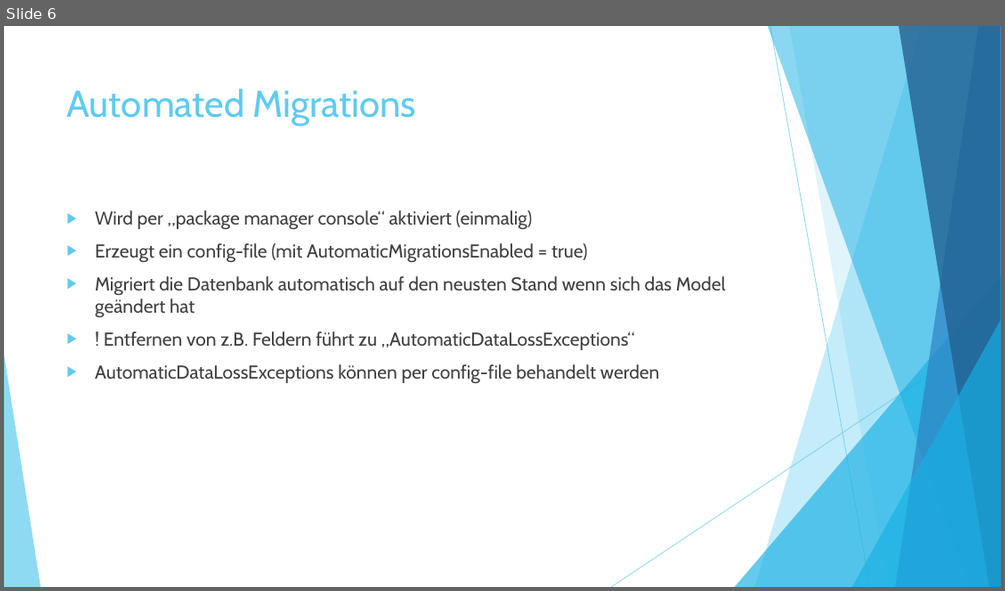
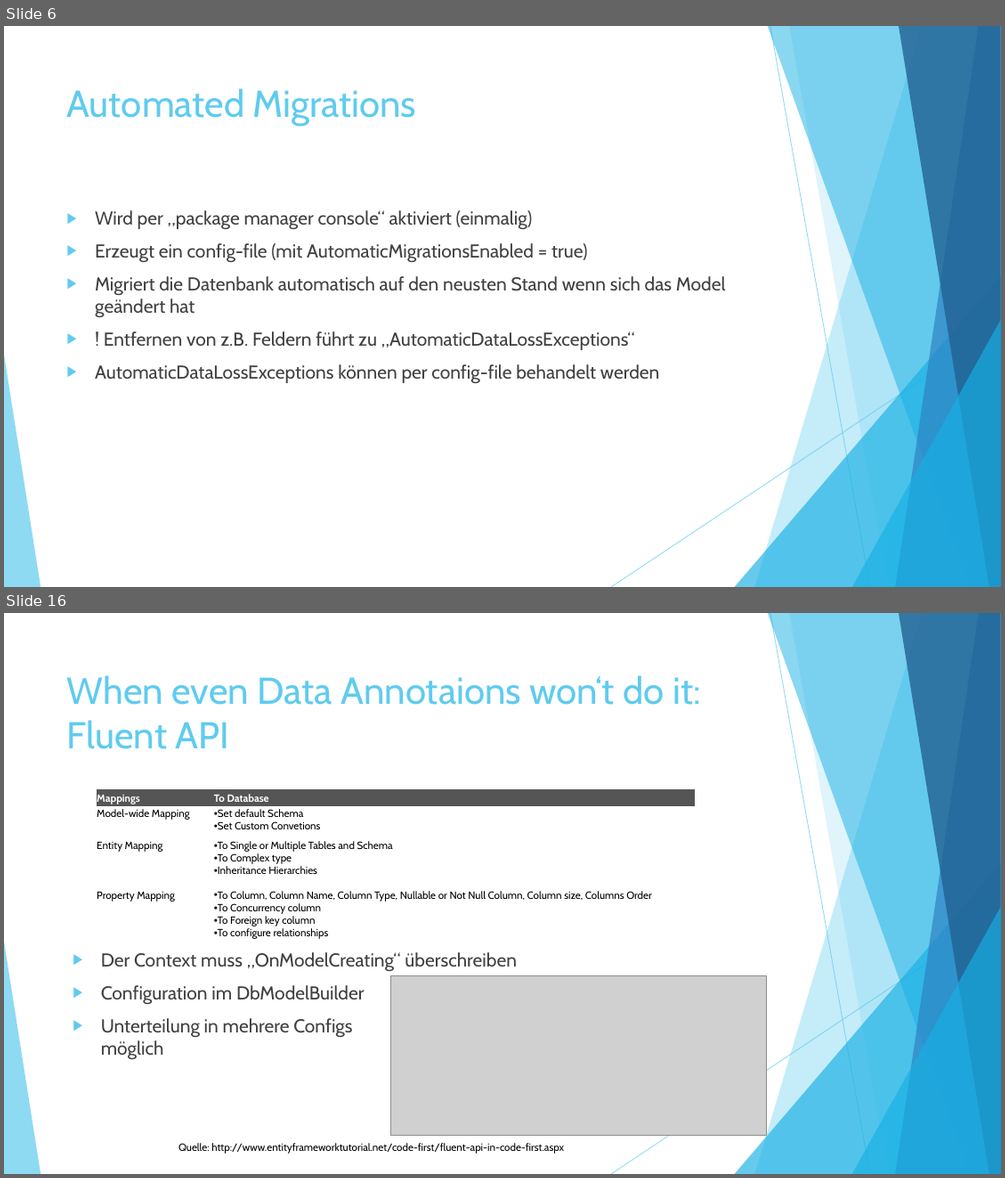
Before and after one commit to ChrisMuellersCode/EFMigrations, a slide deck: ppt/Entity Framework Migrations.pptx. Shown one above the other, each under a label of ours: slide 6 before the commit, slides 6 and 16 after it; the slides between them are not shown. The pictures are 1005x591 and 1005x1178 pixels, drawn with LibreOffice and Linux fonts; fonts in the diff are those of the drawing; grey boxes stand for pictures. Boxes give left, top, right and bottom in pixels: in the first picture for what was removed or moved away, otherwise in the second. Text is boxed around its words. In the diff, an @@ line names an element or a change of style, - is before the commit and + after.

```diff
--- a/ppt/Entity Framework Migrations.pptx
+++ b/ppt/Entity Framework Migrations.pptx
@@ slide 16 added at box(4, 613, 1001, 1174), background #FFFFFF; not listed: 10 template elements that a slide beside it also shows @@
@@ title added at box(67, 675, 701, 749), 36 pt, text #5FCBEF @@
+When even Data Annotaions won‘t do it:
+Fluent API
@@ table added at box(96, 789, 695, 994), 4 rows, 2 columns @@
+Mappings | To Database
+Model-wide Mapping | Set default Schema / Set Custom Convetions
+Entity Mapping | To Single or Multiple Tables and Schema / To Complex type / Inheritance Hierarchies
+Property Mapping | To Column, Column Name, Column Type, Nullable or Not Null Column, Column size, Columns Order / To Concurrency column / To Foreign key column / To configure relationships
@@ text added at box(101, 952, 517, 1059), 18 pt, text #404040 @@
+▶ Der Context muss „OnModelCreating“ überschreiben
+▶ Configuration im DbModelBuilder
+▶ Unterteilung in mehrere Configs
+  möglich
@@ picture added at box(390, 976, 766, 1135) @@
@@ text added at box(178, 1143, 564, 1153), 10 pt, text #000000 @@
+Quelle: http://www.entityframeworktutorial.net/code-first/fluent-api-in-code-first.aspx
```
Also in this commit, not shown: 1 slide changed, 15 other slides added, 2 slides removed.
